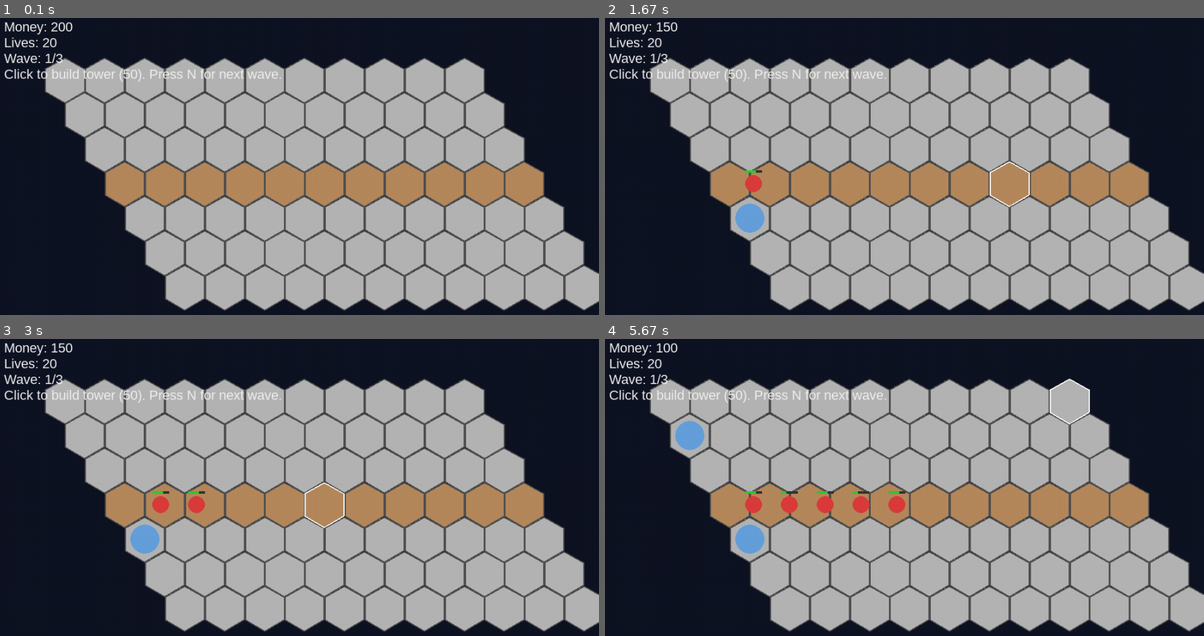
Above: before the commit, frames 1-4 (two rows, left to right).
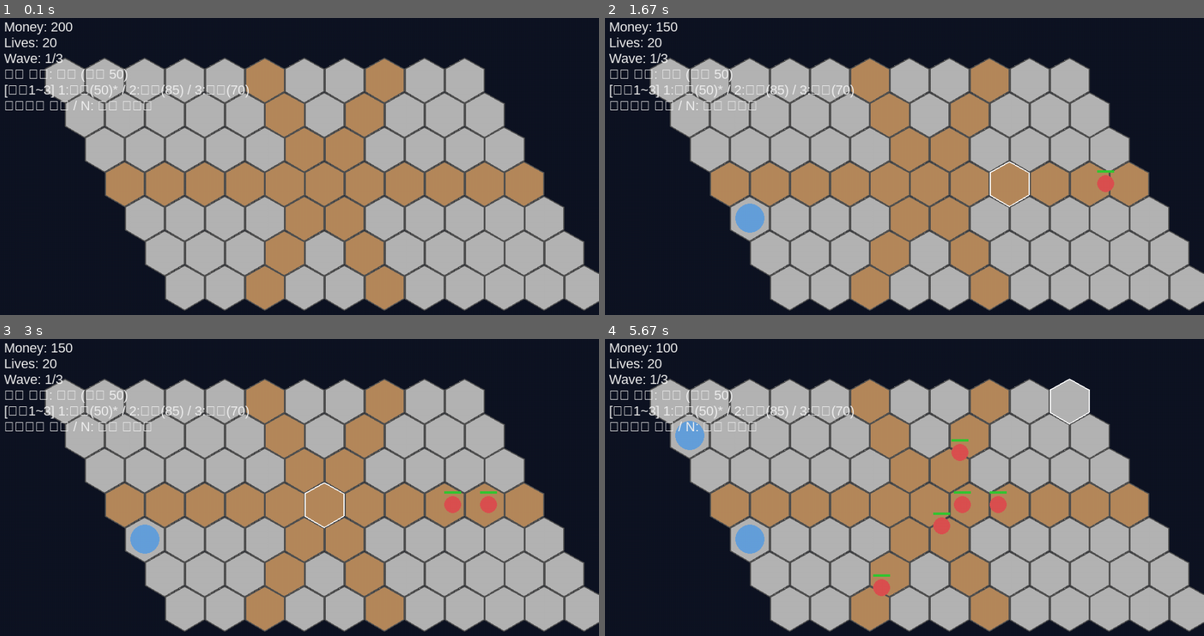
Above: after the commit, the same moments.

Repository: Ahnd6474/Programming2
Game: pygame game, started from Tower Defense/main.py
Two runs of this game, one before a commit and one after it. Both use one fixed random seed, a clock stepped at 60 frames per second and the inputs below.
Inputs (mouse positions are in pixels of both pictures, inside the frame that each line leads up to):
- Up to frame 1 (0.1 s): no input
- Up to frame 2 (1.67 s): press the mouse at (754, 222) at 0.37 s; move the mouse to (856, 267) at 0.47 s; release the mouse at (958, 312) at 0.6 s; tap Enter at 0.67 s; press the mouse at (754, 222) at 1.03 s; move the mouse to (730, 181) at 1.13 s; release the mouse at (706, 139) at 1.27 s; press the mouse at (754, 222) at 1.37 s; move the mouse to (874, 208) at 1.47 s; release the mouse at (994, 193) at 1.6 s
- Up to frame 3 (3 s): press the mouse at (149, 543) at 1.7 s; move the mouse to (233, 535) at 1.8 s; release the mouse at (323, 523) at 1.93 s; press the mouse at (149, 543) at 2.03 s; move the mouse to (245, 552) at 2.13 s; release the mouse at (341, 564) at 2.27 s; press the mouse at (149, 543) at 2.37 s; move the mouse to (329, 537) at 2.47 s; release the mouse at (509, 535) at 2.6 s; press the mouse at (149, 543) at 2.7 s; move the mouse to (245, 529) at 2.8 s; release the mouse at (341, 514) at 2.93 s
- Up to frame 4 (5.67 s): press the mouse at (754, 543) at 3.03 s; move the mouse to (838, 597) at 3.13 s; release the mouse at (outside the picture) at 3.27 s; click (694, 434) at 3.38 s; press the mouse at (694, 434) at 3.7 s; move the mouse to (784, 466) at 3.8 s; release the mouse at (880, 496) at 3.93 s; press the mouse at (694, 434) at 4.03 s; move the mouse to (814, 505) at 4.13 s; release the mouse at (940, 573) at 4.27 s; press the mouse at (694, 434) at 4.37 s; move the mouse to (820, 484) at 4.47 s; release the mouse at (946, 535) at 4.6 s; press the mouse at (694, 434) at 4.7 s; move the mouse to (886, 460) at 4.8 s; release the mouse at (1078, 484) at 4.93 s; press the mouse at (694, 434) at 5.03 s; move the mouse to (694, 564) at 5.13 s; release the mouse at (outside the picture) at 5.27 s; press the mouse at (694, 434) at 5.37 s; move the mouse to (886, 413) at 5.47 s; release the mouse at (1072, 392) at 5.6 s

The runs differ from the first frame. In frame 1, 9.6% of the frame differs, in the area x 0-68%, y 13-99%; in frame 2, 9.9%; in frame 3, 10%; in frame 4, 11%.

Commit message:
Add new tower and enemy types with multi-directional waves

Diff:
--- a/Tower Defense/main.py
+++ b/Tower Defense/main.py
@@ -1,4 +1,5 @@
 import math
+import random
 import sys
 from dataclasses import dataclass
 from typing import Dict, List, Optional, Tuple
@@ -12,7 +13,6 @@
 MAP_COLS = 11
 MAP_ROWS = 7
 MAP_OFFSET = (120, 120)
-TOWER_COST = 50
 FONT_NAME = "arial"
 
 
@@ -57,7 +57,7 @@
         self.hex_size = hex_size
         self.origin = origin
         self.tiles: Dict[Tuple[int, int], Tile] = {}
-        self.path_coords: List[Tuple[int, int]] = []
+        self.paths: List[List[Tuple[int, int]]] = []
         self.generate_hex_grid()
 
     def axial_to_pixel(self, coord: Tuple[int, int]) -> Tuple[float, float]:
@@ -92,12 +92,31 @@
                 coord = (q, r)
                 center = self.axial_to_pixel(coord)
                 self.tiles[coord] = Tile(coord=coord, center=center)
-        mid_row = self.rows // 2
-        self.path_coords = [(q, mid_row) for q in range(self.cols)]
-        for coord in self.path_coords:
-            if coord in self.tiles:
-                self.tiles[coord].is_path = True
-                self.tiles[coord].buildable = False
+        self.generate_paths()
+
+    def generate_paths(self) -> None:
+        self.paths = []
+        center = (self.cols // 2, self.rows // 2)
+        directions = [(1, 0), (1, -1), (0, -1), (-1, 0), (-1, 1), (0, 1)]
+        path_tiles = set()
+        for dq, dr in directions:
+            path: List[Tuple[int, int]] = []
+            q, r = center
+            while 0 <= q < self.cols and 0 <= r < self.rows:
+                coord = (q, r)
+                if coord in self.tiles:
+                    path.append(coord)
+                q += dq
+                r += dr
+            if len(path) >= 2:
+                from_edge = list(reversed(path))
+                self.paths.append(from_edge)
+                path_tiles.update(path)
+        for coord in path_tiles:
+            tile = self.tiles.get(coord)
+            if tile:
+                tile.is_path = True
+                tile.buildable = False
 
     def get_tile_at_pixel(self, x: float, y: float) -> Optional[Tile]:
         coord = self.pixel_to_axial(x, y)
@@ -107,21 +126,39 @@
         for tile in self.tiles.values():
             tile.draw(surface, self.hex_size - 1, tile is highlight_tile)
 
-    def path_points(self) -> List[Tuple[float, float]]:
-        return [self.tiles[coord].center for coord in self.path_coords if coord in self.tiles]
+    def path_points(self, index: int) -> List[Tuple[float, float]]:
+        if not self.paths:
+            return []
+        coords = self.paths[index % len(self.paths)]
+        return [self.tiles[coord].center for coord in coords if coord in self.tiles]
+
+    def all_path_points(self) -> List[List[Tuple[float, float]]]:
+        return [self.path_points(i) for i in range(len(self.paths))]
+
+
+@dataclass(frozen=True)
+class EnemyType:
+    name: str
+    speed: float
+    hp: int
+    reward: int
+    color: Color
+    radius: int
 
 
 class Enemy(pygame.sprite.Sprite):
-    def __init__(self, path: List[Tuple[float, float]], speed: float, hp: int, reward: int):
+    def __init__(self, path: List[Tuple[float, float]], enemy_type: EnemyType):
         super().__init__()
         self.path = path
         self.current_index = 0
-        self.speed = speed
-        self.max_hp = hp
-        self.hp = hp
-        self.reward = reward
-        self.image = pygame.Surface((28, 28), pygame.SRCALPHA)
-        pygame.draw.circle(self.image, (220, 60, 60), (14, 14), 14)
+        self.enemy_type = enemy_type
+        self.speed = enemy_type.speed
+        self.max_hp = enemy_type.hp
+        self.hp = enemy_type.hp
+        self.reward = enemy_type.reward
+        diameter = enemy_type.radius * 2
+        self.image = pygame.Surface((diameter, diameter), pygame.SRCALPHA)
+        pygame.draw.circle(self.image, enemy_type.color, (enemy_type.radius, enemy_type.radius), enemy_type.radius)
         self.rect = self.image.get_rect(center=self.path[0])
         self.pos = pygame.Vector2(self.rect.center)
         self.game: Optional["Game"] = None
@@ -189,17 +226,29 @@
         self.rect.center = self.pos
 
 
+@dataclass(frozen=True)
+class TowerType:
+    name: str
+    cost: int
+    range: float
+    fire_rate: float
+    damage: float
+    projectile_speed: float
+    color: Color
+
+
 class Tower(pygame.sprite.Sprite):
-    def __init__(self, tile: Tile):
+    def __init__(self, tile: Tile, tower_type: TowerType):
         super().__init__()
         self.tile = tile
-        self.range = 160
-        self.fire_rate = 0.9
-        self.damage = 20
-        self.projectile_speed = 320
+        self.tower_type = tower_type
+        self.range = tower_type.range
+        self.fire_rate = tower_type.fire_rate
+        self.damage = tower_type.damage
+        self.projectile_speed = tower_type.projectile_speed
         self.time_since_last_shot = 0.0
         self.image = pygame.Surface((50, 50), pygame.SRCALPHA)
-        pygame.draw.circle(self.image, (100, 160, 220), (25, 25), 24)
+        pygame.draw.circle(self.image, tower_type.color, (25, 25), 24)
         self.rect = self.image.get_rect(center=tile.center)
 
     def update(self, dt: float, game: "Game") -> None:
@@ -224,21 +273,64 @@
         return closest
 
 
+TOWER_TYPES: Dict[str, TowerType] = {
+    "basic": TowerType(
+        name="기본",
+        cost=50,
+        range=170,
+        fire_rate=0.9,
+        damage=20,
+        projectile_speed=320,
+        color=(100, 160, 220),
+    ),
+    "sniper": TowerType(
+        name="저격",
+        cost=85,
+        range=280,
+        fire_rate=1.8,
+        damage=40,
+        projectile_speed=420,
+        color=(220, 200, 120),
+    ),
+    "rapid": TowerType(
+        name="연사",
+        cost=70,
+        range=140,
+        fire_rate=0.45,
+        damage=12,
+        projectile_speed=360,
+        color=(150, 220, 140),
+    ),
+}
+
+
+ENEMY_TYPES: Dict[str, EnemyType] = {
+    "grunt": EnemyType("기본", speed=60, hp=60, reward=18, color=(220, 80, 80), radius=14),
+    "swift": EnemyType("신속", speed=95, hp=45, reward=15, color=(120, 200, 140), radius=13),
+    "tank": EnemyType("탱커", speed=40, hp=130, reward=35, color=(170, 140, 220), radius=16),
+}
+
+
+@dataclass
+class WaveEntry:
+    enemy_type: str
+    count: int
+    interval: float
+
+
+@dataclass
 class WaveDefinition:
-    def __init__(self, count: int, interval: float, speed: float, hp: int):
-        self.count = count
-        self.interval = interval
-        self.speed = speed
-        self.hp = hp
+    entries: List[WaveEntry]
 
 
 class WaveManager:
     def __init__(self, waves: List[WaveDefinition]):
         self.waves = waves
         self.current_wave = -1
-        self.spawned = 0
         self.time_since_last_spawn = 0.0
         self.active = False
+        self.entry_index = 0
+        self.spawned_in_entry = 0
 
     def start_next_wave(self) -> None:
         if self.active:
@@ -246,7 +338,8 @@
         if self.current_wave + 1 >= len(self.waves):
             return
         self.current_wave += 1
-        self.spawned = 0
+        self.entry_index = 0
+        self.spawned_in_entry = 0
         self.time_since_last_spawn = 0.0
         self.active = True
 
@@ -255,17 +348,30 @@
             return
         self.time_since_last_spawn += dt
         wave = self.waves[self.current_wave]
-        if self.spawned < wave.count and self.time_since_last_spawn >= wave.interval:
-            self.spawn_enemy(game, wave)
-            self.time_since_last_spawn = 0.0
-        if self.spawned >= wave.count and not game.enemies:
+        while self.entry_index < len(wave.entries):
+            entry = wave.entries[self.entry_index]
+            if self.spawned_in_entry >= entry.count:
+                self.entry_index += 1
+                self.spawned_in_entry = 0
+                self.time_since_last_spawn = 0.0
+                continue
+            if self.time_since_last_spawn >= entry.interval:
+                self.spawn_enemy(game, entry)
+                self.time_since_last_spawn = 0.0
+            break
+        if self.entry_index >= len(wave.entries) and not game.enemies:
             self.active = False
 
-    def spawn_enemy(self, game: "Game", wave: WaveDefinition) -> None:
-        enemy = Enemy(game.hex_map.path_points(), wave.speed, wave.hp, reward=20)
+    def spawn_enemy(self, game: "Game", entry: WaveEntry) -> None:
+        path_options = [points for points in game.hex_map.all_path_points() if len(points) >= 2]
+        if not path_options:
+            return
+        path = random.choice(path_options)
+        enemy_type = game.enemy_types[entry.enemy_type]
+        enemy = Enemy(path, enemy_type)
         enemy.game = game
         game.enemies.add(enemy)
-        self.spawned += 1
+        self.spawned_in_entry += 1
 
 
 class Game:
@@ -279,12 +385,24 @@
         self.enemies = pygame.sprite.Group()
         self.towers = pygame.sprite.Group()
         self.projectiles = pygame.sprite.Group()
+        self.enemy_types = ENEMY_TYPES
+        self.tower_types = TOWER_TYPES
+        self.tower_keys = list(self.tower_types.keys())
+        self.selected_tower_key = self.tower_keys[0]
         self.money = 200
         self.lives = 20
         self.wave_manager = WaveManager([
-            WaveDefinition(8, 1.0, 60, 60),
-            WaveDefinition(12, 0.8, 70, 80),
-            WaveDefinition(16, 0.7, 80, 100),
+            WaveDefinition([
+                WaveEntry("grunt", 8, 1.0),
+            ]),
+            WaveDefinition([
+                WaveEntry("grunt", 10, 0.9),
+                WaveEntry("swift", 6, 0.8),
+            ]),
+            WaveDefinition([
+                WaveEntry("swift", 10, 0.7),
+                WaveEntry("tank", 6, 1.2),
+            ]),
         ])
         self.selected_tile: Optional[Tile] = None
         self.running = True
@@ -312,16 +430,21 @@
             elif event.type == pygame.KEYDOWN:
                 if event.key == pygame.K_n:
                     self.wave_manager.start_next_wave()
+                elif pygame.K_1 <= event.key <= pygame.K_9:
+                    index = event.key - pygame.K_1
+                    if index < len(self.tower_keys):
+                        self.selected_tower_key = self.tower_keys[index]
 
     def try_build_tower(self, tile: Tile) -> None:
         if not tile.buildable or tile.tower is not None:
             return
-        if self.money < TOWER_COST:
-            return
-        tower = Tower(tile)
+        tower_type = self.tower_types[self.selected_tower_key]
+        if self.money < tower_type.cost:
+            return
+        tower = Tower(tile, tower_type)
         tile.tower = tower
         self.towers.add(tower)
-        self.money -= TOWER_COST
+        self.money -= tower_type.cost
 
     def update(self, dt: float) -> None:
         self.wave_manager.update(dt, self)
@@ -344,11 +467,21 @@
         pygame.display.flip()
 
     def draw_ui(self) -> None:
+        wave_total = len(self.wave_manager.waves)
+        wave_current = min(self.wave_manager.current_wave + 1, wave_total)
+        selected_type = self.tower_types[self.selected_tower_key]
+        tower_text = " / ".join(
+            f"{idx + 1}:{self.tower_types[key].name}({self.tower_types[key].cost})" +
+            ("*" if key == self.selected_tower_key else "")
+            for idx, key in enumerate(self.tower_keys)
+        )
         texts = [
             f"Money: {self.money}",
             f"Lives: {self.lives}",
-            f"Wave: {self.wave_manager.current_wave + 1}/{len(self.wave_manager.waves)}",
-            "Click to build tower (50). Press N for next wave.",
+            f"Wave: {wave_current}/{wave_total}",
+            f"선택 타워: {selected_type.name} (비용 {selected_type.cost})",
+            f"[숫자1~{len(self.tower_keys)}] {tower_text}",
+            "클릭으로 건설 / N: 다음 웨이브",
         ]
         for i, text in enumerate(texts):
             label = self.font.render(text, True, (240, 240, 240))
